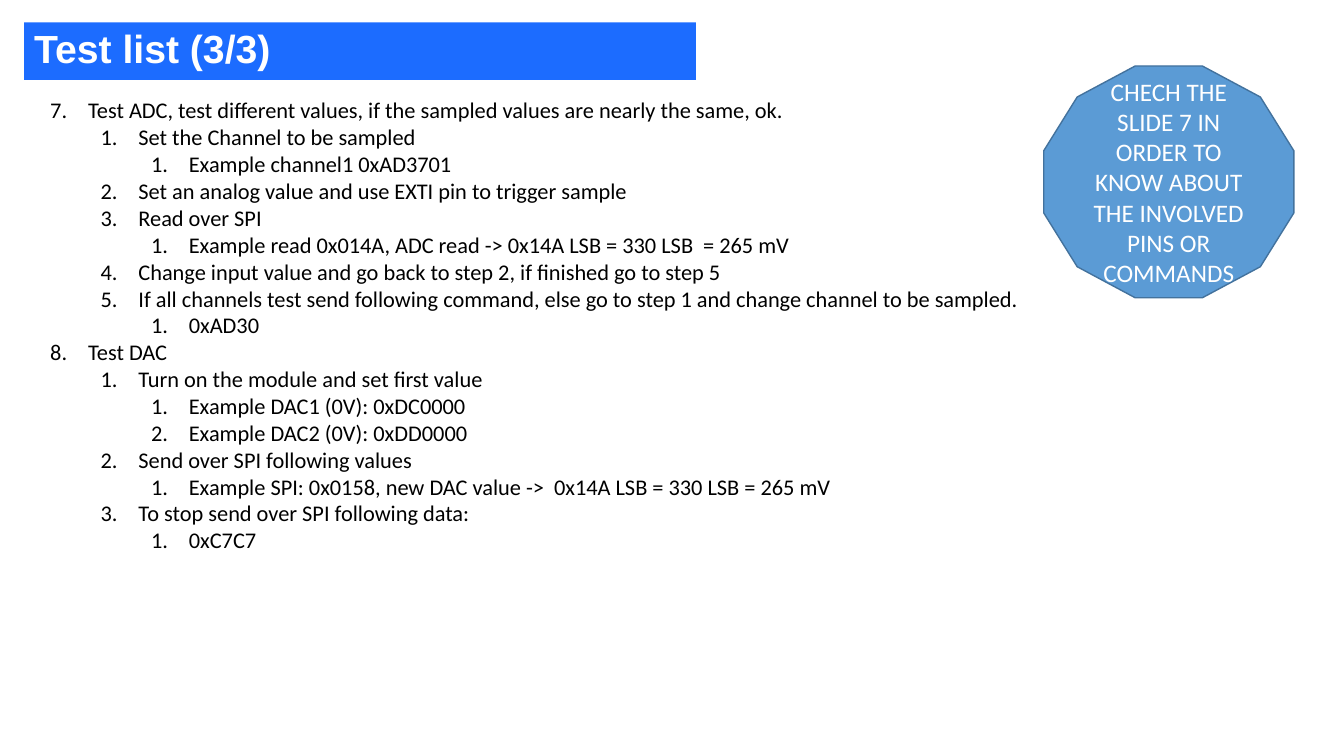
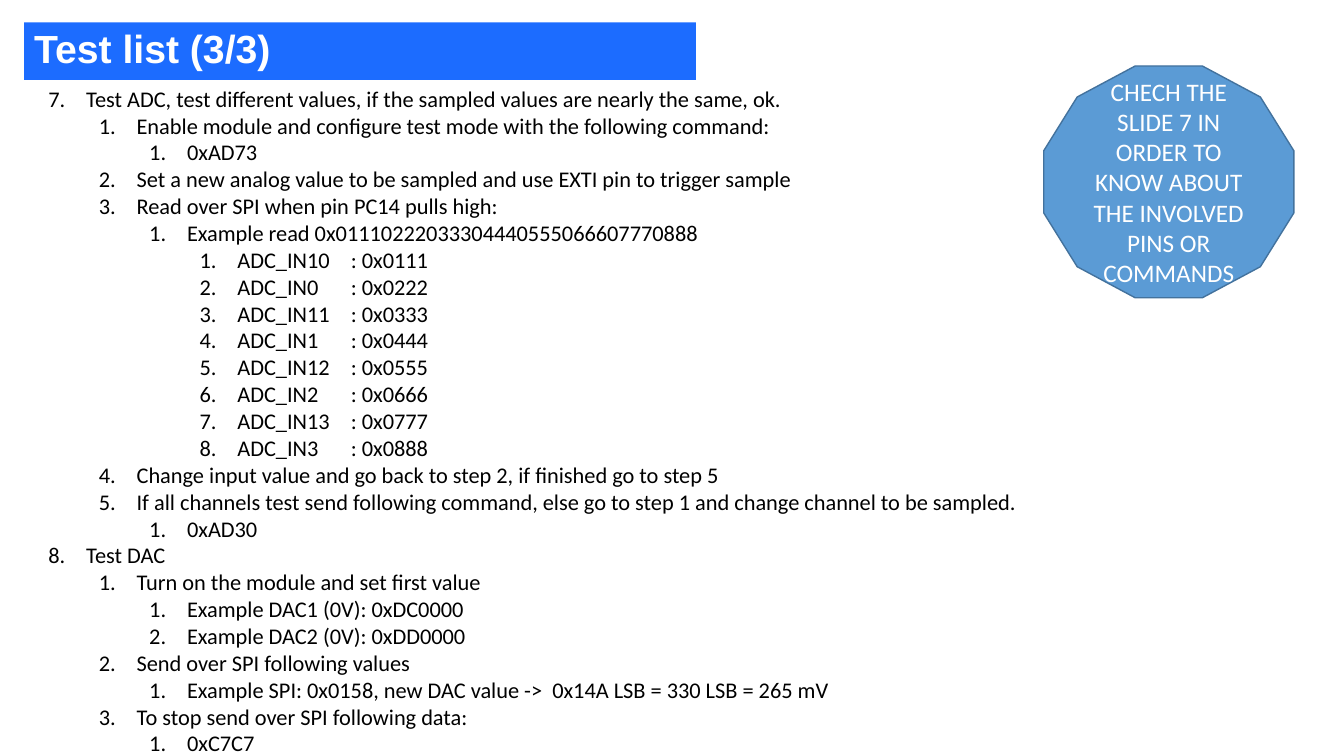
Before and after one commit to JosepIzquierdoMPS/Debug-MPF-32020, a slide deck: slide 10 of FirmwareTransfer_Report.pptx. Drawn at 1344x756 pixels with LibreOffice and Linux fonts; fonts in the diff are those of the drawing. Boxes give left, top, right and bottom in pixels: in the first picture for what was removed or moved away, otherwise in the second. Text is boxed around its words. In the diff, an @@ line names an element or a change of style, - is before the commit and + after.

Commit message:
ADC test changed

```diff
--- a/FirmwareTransfer_Report.pptx
+++ b/FirmwareTransfer_Report.pptx
@@ text "Test ADC, test different values, ...": place and size @@
-text "Test ADC, test different values, ..." at box(88, 102, 1018, 548)
+text "Test ADC, test different values, ..." at box(86, 91, 1016, 751)
@@ text at box(137, 118, 790, 459): text changed @@
-  1. Set the Channel to be sampled
-    1. Example channel1 0xAD3701
-  2. Set an analog value and use EXTI pin to trigger sample
-  3. Read over SPI
-    1. Example read 0x014A, ADC read -> 0x14A LSB = 330 LSB = 265 mV
+  1. Enable module and configure test mode with the following command:
+    1. 0xAD73
+  2. Set a new analog value to be sampled and use EXTI pin to trigger sample
+  3. Read over SPI when pin PC14 pulls high:
+    1. Example read 0x01110222033304440555066607770888
+      1. ADC_IN10 : 0x0111
+      2. ADC_IN0 : 0x0222
+      3. ADC_IN11 : 0x0333
+      4. ADC_IN1 : 0x0444
+      5. ADC_IN12 : 0x0555
+      6. ADC_IN2 : 0x0666
+      7. ADC_IN13 : 0x0777
+      8. ADC_IN3 : 0x0888
```
Also in this commit, not shown: 3 other files.
